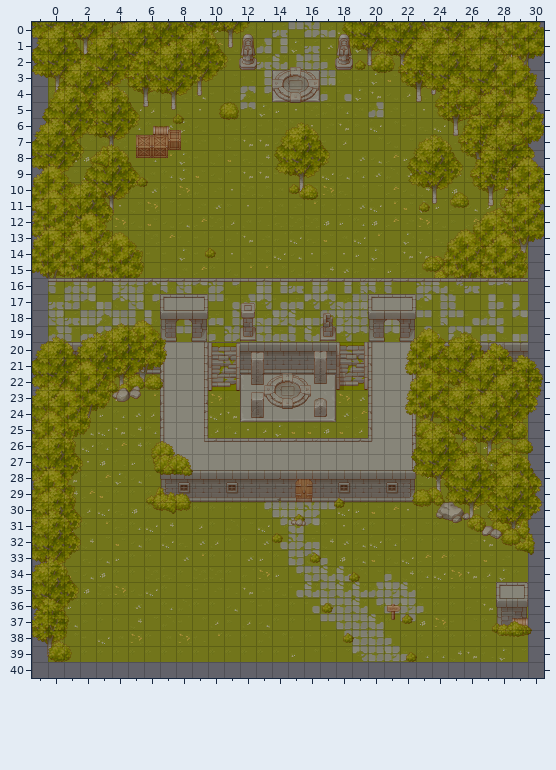
A Tiled map gets an edit: data/game_map.tmx. The first picture shows the starting point.
Cells are 32x32 px. Shown: x -1..30, y 0..40.
Now the later version:
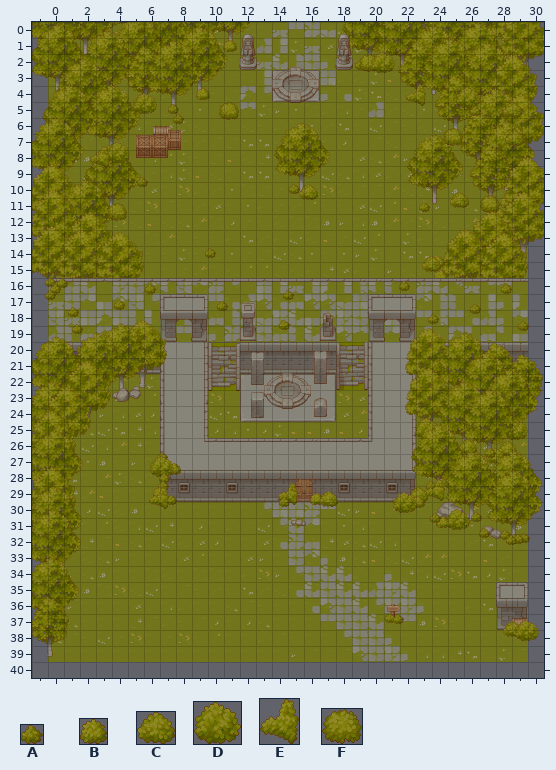
Key: from "flora": A 0 "bush_1", B 1 "bush_2", C 2 "bush_3", D 3 "bush_4", E 4 "bush_5", F 5 "bush_6".
Objects are placed by their top-left corner, in cells (3,4 is the top-left corner of cell 3,4); size is 1x1 cell unless given.
Author's note on the commit: added class Tree, added trees to the map
From old to new:
Layer "Trees":
removed: C "bush_3" at 4.9,22 size 1.2x1
removed: C "bush_3" at 6,22 size 1.2x1
removed: B "bush_2" at 3.6,22.4 size 0.8x0.8
removed: B "bush_2" at 4.4,22.6 size 0.8x0.8
removed: C "bush_3" at 29.1,26 size 1.2x1
removed: D "bush_4" at 6.5,26.2 size 1.5x1.3
removed: A "bush_1" at 6.6,27.1 size 0.7x0.6
removed: D "bush_4" at 6.7,27 size 1.5x1.3
removed: D "bush_4" at 7.5,27 size 1.5x1.3
removed: A "bush_1" at 7.2,27.7 size 0.7x0.6
removed: A "bush_1" at 8.4,27.8 size 0.7x0.6
removed: C "bush_3" at 23.5,29.1 size 1.2x1
removed: A "bush_1" at 24.1,29.7 size 0.7x0.6
removed: F "bush_6" at 22.8,29.2 size 1.2x1.1
removed: A "bush_1" at 17.9,29.8 size 0.7x0.6
removed: E "bush_5" at 6.2,29 size 1.2x1.4
removed: F "bush_6" at 6.5,29.4 size 1.2x1.1
removed: F "bush_6" at 7.7,29.5 size 1.2x1.1
removed: E "bush_5" at 6.8,29.4 size 1.2x1.4
removed: A "bush_1" at 15.4,30.8 size 0.7x0.6
removed: C "bush_3" at 26.2,30.8 size 1.2x1
removed: A "bush_1" at 26.6,31.3 size 0.7x0.6
removed: F "bush_6" at 27.7,31 size 1.2x1.1
removed: E "bush_5" at 28.9,31 size 1.2x1.4
removed: A "bush_1" at 14,32 size 0.7x0.6
removed: F "bush_6" at 28.3,31.7 size 1.2x1.1
removed: E "bush_5" at 29.2,32 size 1.2x1.4
removed: A "bush_1" at 16.4,33.2 size 0.7x0.6
removed: A "bush_1" at 18.8,34.4 size 0.7x0.6
removed: A "bush_1" at 17.2,36.3 size 0.7x0.6
removed: A "bush_1" at 22.1,37.1 size 0.7x0.6
removed: A "bush_1" at 27.8,37.6 size 0.7x0.6
removed: A "bush_1" at 29.6,37.7 size 0.7x0.6
removed: B "bush_2" at 29.2,37.6 size 0.8x0.8
removed: B "bush_2" at 28.1,37.6 size 0.8x0.8
removed: C "bush_3" at 28.6,37.5 size 1.2x1
removed: A "bush_1" at 18.4,38.2 size 0.7x0.6
removed: A "bush_1" at 22.4,39.4 size 0.7x0.6
removed: D "bush_4" at 0.1,38.7 size 1.5x1.3
Layer "Stones":
added: B "bush_2" at 24.3,30.9 size 0.8x0.8
added: A "bush_1" at 27,31.7 size 0.7x0.6
added: A "bush_1" at 28.3,31.8 size 0.7x0.6
added: A "bush_1" at 29.4,32 size 0.7x0.6
added: A "bush_1" at 28.8,32 size 0.7x0.6
Layer "Small plants":
added: B "bush_2" at 11,1.1 size 0.8x0.8
added: F "bush_6" at 19.5,2 size 1.2x1.1
added: B "bush_2" at 9.3,4.1 size 0.8x0.8
added: E "bush_5" at 22.4,3.9 size 1.2x1.4
added: A "bush_1" at 7.5,5.1 size 0.7x0.6
added: D "bush_4" at 5.3,4.4 size 1.5x1.3
added: F "bush_6" at 24.7,6.6 size 1.2x1.1
added: D "bush_4" at 3.7,7.5 size 1.5x1.3
added: F "bush_6" at 27,10.8 size 1.2x1.1
added: F "bush_6" at 3.7,11.3 size 1.2x1.1
added: A "bush_1" at -0.2,16 size 0.7x0.6
added: A "bush_1" at 0.6,16.1 size 0.7x0.6
added: A "bush_1" at 21.9,16.2 size 0.7x0.6
added: A "bush_1" at 0.1,16.4 size 0.7x0.6
added: A "bush_1" at 28.3,16.4 size 0.7x0.6
added: A "bush_1" at 6.1,16.4 size 0.7x0.6
added: A "bush_1" at -0.2,16.8 size 0.7x0.6
added: A "bush_1" at 14.7,16.8 size 0.7x0.6
added: A "bush_1" at 4.1,17.4 size 0.7x0.6
added: A "bush_1" at 10.6,17.5 size 0.7x0.6
added: A "bush_1" at 26.4,17.6 size 0.7x0.6
added: A "bush_1" at 1.3,17.8 size 0.7x0.6
added: A "bush_1" at 23.8,18.3 size 0.7x0.6
added: A "bush_1" at 14.5,18.7 size 0.7x0.6
added: A "bush_1" at 29.4,18.7 size 0.7x0.6
added: A "bush_1" at 1.5,18.9 size 0.7x0.6
added: A "bush_1" at 27.3,26.7 size 0.7x0.6
added: A "bush_1" at 6.8,26.9 size 0.7x0.6
added: B "bush_2" at 7.5,27.6 size 0.8x0.8
added: D "bush_4" at 6.4,27.1 size 1.5x1.3
added: A "bush_1" at 7,28.2 size 0.7x0.6
added: A "bush_1" at 23.6,28.7 size 0.7x0.6
added: A "bush_1" at 6.9,28.7 size 0.7x0.6
added: B "bush_2" at 6.6,29.1 size 0.8x0.8
added: E "bush_5" at 23.6,28.6 size 1.2x1.4
added: C "bush_3" at 22.6,29.1 size 1.2x1
added: A "bush_1" at 7.4,29.6 size 0.7x0.6
added: E "bush_5" at 14.4,28.8 size 1.2x1.4
added: B "bush_2" at 16.4,29.4 size 0.8x0.8
added: C "bush_3" at 16.9,29.3 size 1.2x1
added: A "bush_1" at 14.4,29.7 size 0.7x0.6
added: B "bush_2" at 22.7,29.6 size 0.8x0.8
added: E "bush_5" at 6.4,29 size 1.2x1.4
added: D "bush_4" at 21.6,29.4 size 1.5x1.3
added: A "bush_1" at 26.4,30.7 size 0.7x0.6
added: A "bush_1" at 23.9,30.7 size 0.7x0.6
added: A "bush_1" at 25.7,30.9 size 0.7x0.6
added: D "bush_4" at 24.9,30.5 size 1.5x1.3
added: A "bush_1" at 29.1,32 size 0.7x0.6
added: A "bush_1" at 28.7,32.1 size 0.7x0.6
added: A "bush_1" at 21.1,37 size 0.7x0.6
added: A "bush_1" at 21.6,37.1 size 0.7x0.6
added: C "bush_3" at 28.4,37.4 size 1.2x1
added: D "bush_4" at 29.2,37.4 size 1.5x1.3
